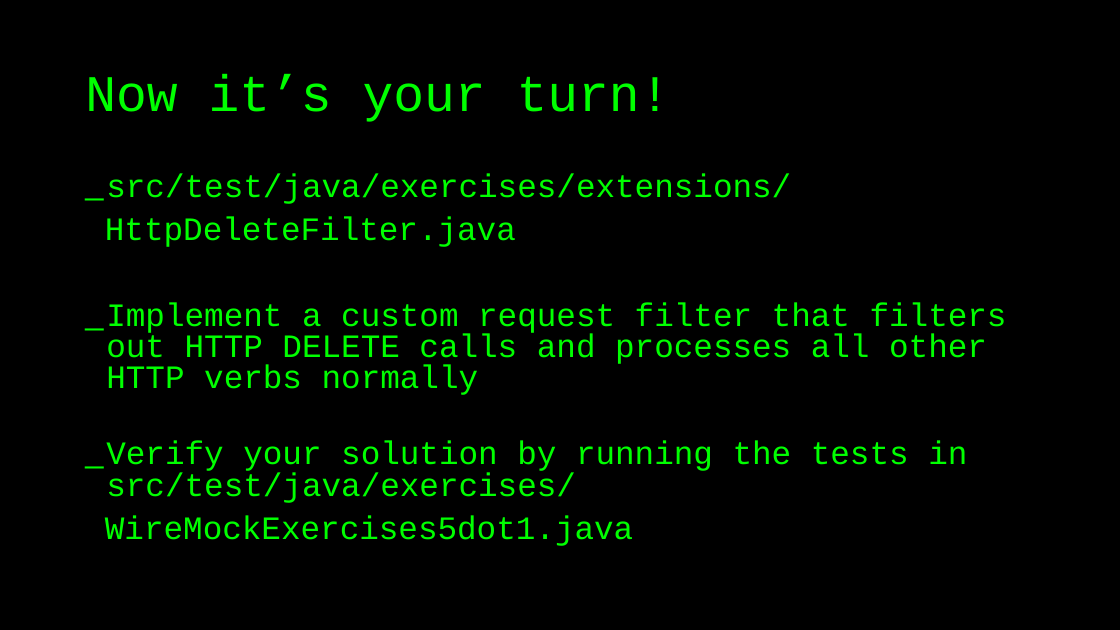
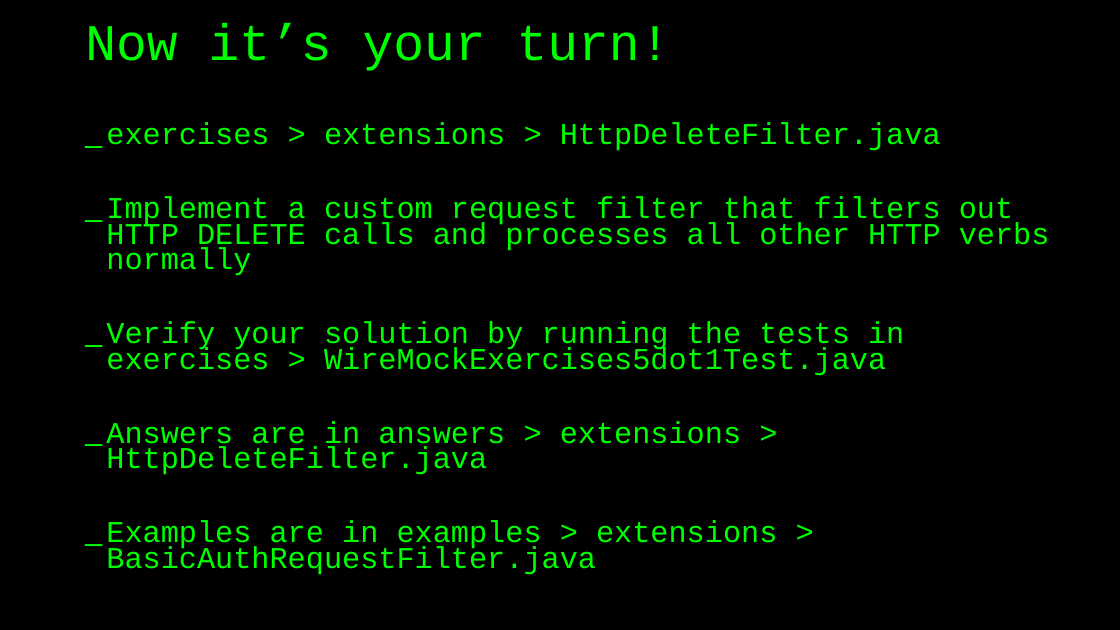
Before and after one commit to basdijkstra/wiremock-workshop, a slide deck: slide 60 of wiremock_workshop.pptx (slide 54 before the commit). Drawn at 1120x630 pixels with LibreOffice and Linux fonts; fonts in the diff are those of the drawing. Boxes give left, top, right and bottom in pixels: in the first picture for what was removed or moved away, otherwise in the second. Text is boxed around its words. In the diff, an @@ line names an element or a change of style, - is before the commit and + after.

```diff
--- a/wiremock_workshop.pptx
+++ b/wiremock_workshop.pptx
@@ title "Now it’s your turn!": place and size @@
-title "Now it’s your turn!" at bbox=[85, 73, 671, 122]
+title "Now it’s your turn!" at bbox=[85, 22, 671, 71]
@@ text "exercises > extensions > HttpDeleteFilter.java": place and size @@
-text "exercises > extensions > HttpDeleteFilter.java" at bbox=[105, 173, 1007, 546]
+text "exercises > extensions > HttpDeleteFilter.java" at bbox=[106, 122, 1050, 575]
@@ text at bbox=[106, 122, 941, 151]: text changed; size 28 to 25.9 pt @@
-_ src/test/java/exercises/extensions/
-HttpDeleteFilter.java
+_ exercises > extensions > HttpDeleteFilter.java
@@ text at bbox=[106, 197, 1050, 276]: size 28 to 25.9 pt in "Implement a custom request filter that filters ..."; line spacing 0.8 to 0.7 @@
@@ text at bbox=[106, 321, 904, 575]: text changed; size 28 to 25.9 pt @@
-_ Verify your solution by running the tests in src/test/java/exercises/
-WireMockExercises5dot1.java
+_ Verify your solution by running the tests in exercises > WireMockExercises5dot1Test.java
+_ Answers are in answers > extensions > HttpDeleteFilter.java
+_ Examples are in examples > extensions > BasicAuthRequestFilter.java
```
Also in this commit, not shown: 18 other slides changed, 7 slides added, 1 slide removed, 2 other files.
